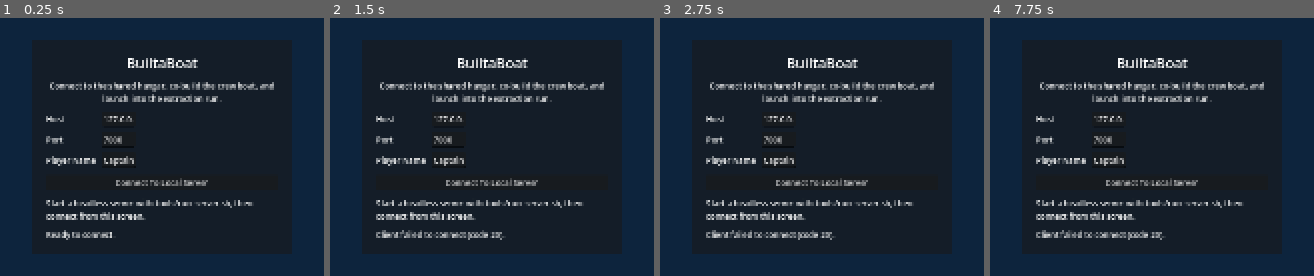
Above: before the commit, frames 1-4 (left to right).
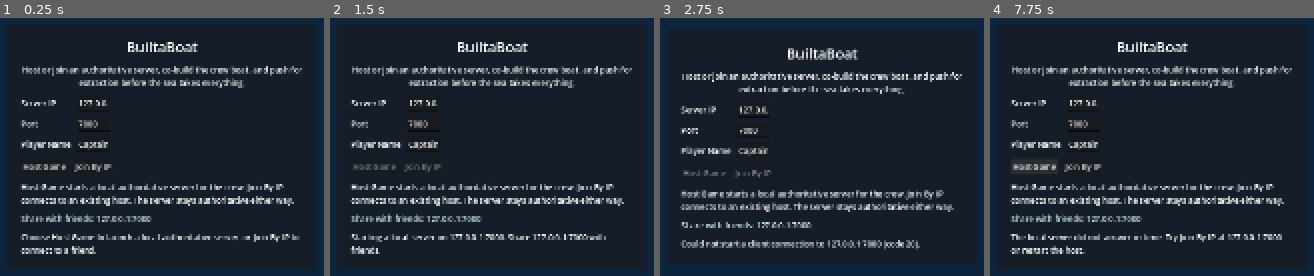
Above: after the commit, the same moments.

Repository: plypieng/built-a-boat-to-kill-mf
Game: Godot game, scene res://scenes/boot/router.tscn
Two runs of this game, one before a commit and one after it. Both use one fixed random seed, a clock stepped at 60 frames per second and the inputs below.
Inputs (mouse positions are in pixels of both pictures, inside the frame that each line leads up to):
- Up to frame 1 (0.25 s): no input
- Up to frame 2 (1.5 s): click "Connect To Local Server" (after the commit: "Join By IP") at 0.5 s; click (375, 172) at 1.25 s, where only the run after the commit has a clickable "Host Game"
- Up to frame 3 (2.75 s): hold D from 2.03 s (still down); hold Q from 2.03 s (still down)
- Up to frame 4 (7.75 s): release D at 2.78 s; release Q at 2.78 s; hold S 2.78-3.53 s; tap E at 2.85 s; hold D 3.53-4.28 s; tap Z at 3.6 s; hold W 4.28-5.03 s; tap C at 4.35 s; hold A 5.03-6.53 s; tap V at 5.1 s; tap R at 5.85 s; hold S 6.53-7.28 s; hold F 6.53-7.28 s; hold D from 7.28 s (still down); tap X at 7.35 s

The runs differ from the first frame. In frame 1, 14% of the frame differs, in the area x 6-94%, y 9-92%; in frame 2, 14%; in frame 3, 15%, in the area x 6-94%, y 11-90%; in frame 4, 14%.

Commit message:
Add week 4 windows playtest hardening

Diff:
--- a/autoload/game_config.gd
+++ b/autoload/game_config.gd
@@ -22,6 +22,7 @@
 		"capture_frame_path": "",
 		"capture_frame_delay_ms": 0,
 		"autoconnect": false,
+		"autohost": false,
 		"quit_after_connect_ms": 0,
 		"autodrive_ms": 0,
 		"autodrive_throttle": 1.0,
@@ -51,6 +52,8 @@
 			overrides["capture_frame_delay_ms"] = max(0, arg.trim_prefix("--capture-frame-delay-ms=").to_int())
 		elif arg == "--autoconnect":
 			overrides["autoconnect"] = true
+		elif arg == "--autohost":
+			overrides["autohost"] = true
 		elif arg.begins_with("--quit-after-connect-ms="):
 			overrides["quit_after_connect_ms"] = max(0, arg.trim_prefix("--quit-after-connect-ms=").to_int())
 		elif arg.begins_with("--autodrive-ms="):
--- a/autoload/network_runtime.gd
+++ b/autoload/network_runtime.gd
@@ -364,7 +364,7 @@
 	var peer := ENetMultiplayerPeer.new()
 	var error: int = peer.create_client(host, connect_port)
 	if error != OK:
-		_set_status("Client failed to connect (code %s)." % str(error))
+		_set_status("Could not start a client connection to %s:%d (code %s)." % [host, connect_port, str(error)])
 		emit_signal("client_connect_failed")
 		return error
 
@@ -2825,11 +2825,11 @@
 	server_register_player.rpc_id(1, local_player_name)
 
 func _on_connection_failed() -> void:
-	_set_status("Connection failed.")
+	_set_status("Connection failed. Check the host IP and port, or make sure the host started the server.")
 	emit_signal("client_connect_failed")
 
 func _on_server_disconnected() -> void:
-	_set_status("Server disconnected.")
+	_set_status("Server disconnected. Ask the host to restart the server or return to the connect screen.")
 	emit_signal("client_disconnected")
 
 @rpc("any_peer", "call_remote", "reliable")
--- a/scenes/boot/client_boot.gd
+++ b/scenes/boot/client_boot.gd
@@ -2,15 +2,26 @@
 
 const HANGAR_SCENE := "res://scenes/hangar/hangar.tscn"
 const RUN_CLIENT_SCENE := "res://scenes/run_client/run_client.tscn"
+const HOST_CONNECT_RETRY_DELAY := 0.8
+const MAX_HOST_CONNECT_RETRIES := 8
 
 var host_input: LineEdit
 var port_input: LineEdit
 var name_input: LineEdit
+var host_button: Button
 var connect_button: Button
 var status_label: Label
-var launch_overrides: Dictionary
+var instructions_label: Label
+var share_label: Label
+var launch_overrides: Dictionary = {}
+var host_start_in_progress := false
+var host_retry_pending := false
+var host_retry_attempts := 0
+var hosted_server_pid := -1
+var hosted_lan_ip := "127.0.0.1"
 
 func _ready() -> void:
+	launch_overrides = GameConfig.parse_cmdline_overrides()
 	_build_ui()
 	_populate_defaults()
 
@@ -19,7 +30,9 @@
 	NetworkRuntime.client_connect_failed.connect(_on_connect_interrupted)
 	NetworkRuntime.client_disconnected.connect(_on_connect_interrupted)
 
-	if bool(launch_overrides.get("autoconnect", false)):
+	if bool(launch_overrides.get("autohost", false)):
+		call_deferred("_on_host_pressed")
+	elif bool(launch_overrides.get("autoconnect", false)):
 		call_deferred("_on_connect_pressed")
 
 func _build_ui() -> void:
@@ -33,7 +46,7 @@
 	add_child(center)
 
 	var panel := PanelContainer.new()
-	panel.custom_minimum_size = Vector2(520, 0)
+	panel.custom_minimum_size = Vector2(620, 0)
 	center.add_child(panel)
 
 	var margin := MarginContainer.new()
@@ -54,7 +67,7 @@
 	layout.add_child(title)
 
 	var subtitle := Label.new()
-	subtitle.text = "Connect to the shared hangar, co-build the crew boat, and launch into the extraction run."
+	subtitle.text = "Host or join an authoritative server, co-build the crew boat, and push for extraction before the sea takes everything."
 	subtitle.horizontal_alignment = HORIZONTAL_ALIGNMENT_CENTER
 	subtitle.autowrap_mode = TextServer.AUTOWRAP_WORD_SMART
 	layout.add_child(subtitle)
@@ -65,27 +78,43 @@
 	grid.add_theme_constant_override("v_separation", 10)
 	layout.add_child(grid)
 
-	grid.add_child(_make_field_label("Host"))
+	grid.add_child(_make_field_label("Server IP"))
 	host_input = LineEdit.new()
+	host_input.text_changed.connect(_on_connect_fields_changed)
 	grid.add_child(host_input)
 
 	grid.add_child(_make_field_label("Port"))
 	port_input = LineEdit.new()
+	port_input.text_changed.connect(_on_connect_fields_changed)
 	grid.add_child(port_input)
 
 	grid.add_child(_make_field_label("Player Name"))
 	name_input = LineEdit.new()
+	name_input.text_changed.connect(_on_connect_fields_changed)
 	grid.add_child(name_input)
 
+	var button_row := HBoxContainer.new()
+	button_row.add_theme_constant_override("separation", 10)
+	layout.add_child(button_row)
+
+	host_button = Button.new()
+	host_button.text = "Host Game"
+	host_button.pressed.connect(_on_host_pressed)
+	button_row.add_child(host_button)
+
 	connect_button = Button.new()
-	connect_button.text = "Connect To Local Server"
+	connect_button.text = "Join By IP"
 	connect_button.pressed.connect(_on_connect_pressed)
-	layout.add_child(connect_button)
-
-	var instructions := Label.new()
-	instructions.text = "Start a headless server with tools/run_server.sh, then connect from this screen."
-	instructions.autowrap_mode = TextServer.AUTOWRAP_WORD_SMART
-	layout.add_child(instructions)
+	button_row.add_child(connect_button)
+
+	instructions_label = Label.new()
+	instructions_label.autowrap_mode = TextServer.AUTOWRAP_WORD_SMART
+	layout.add_child(instructions_label)
+
+	share_label = Label.new()
+	share_label.autowrap_mode = TextServer.AUTOWRAP_WORD_SMART
+	share_label.modulate = Color(0.85, 0.94, 1.0)
+	layout.add_child(share_label)
 
 	status_label = Label.new()
 	status_label.text = "Offline"
@@ -93,11 +122,13 @@
 	layout.add_child(status_label)
 
 func _populate_defaults() -> void:
-	launch_overrides = GameConfig.parse_cmdline_overrides()
-	host_input.text = str(launch_overrides["host"])
-	port_input.text = str(launch_overrides["port"])
-	name_input.text = str(launch_overrides["player_name"])
-	status_label.text = "Ready to connect."
+	host_input.text = str(launch_overrides.get("host", GameConfig.DEFAULT_HOST))
+	port_input.text = str(launch_overrides.get("port", GameConfig.DEFAULT_PORT))
+	name_input.text = str(launch_overrides.get("player_name", GameConfig.DEFAULT_PLAYER_NAME))
+	hosted_lan_ip = _get_preferred_local_ip()
+	_refresh_host_help()
+	_refresh_buttons()
+	status_label.text = "Choose Host Game to launch a local authoritative server, or Join By IP to connect to a friend."
 
 func _make_field_label(text: String) -> Label:
 	var label := Label.new()
@@ -105,22 +136,174 @@
 	label.vertical_alignment = VERTICAL_ALIGNMENT_CENTER
 	return label
 
+func _on_connect_fields_changed(_value: String) -> void:
+	_refresh_host_help()
+	_refresh_buttons()
+
+func _refresh_buttons() -> void:
+	var has_name := not _get_player_name().is_empty()
+	host_button.disabled = host_start_in_progress or not has_name
+	connect_button.disabled = host_start_in_progress or not has_name
+
+func _refresh_host_help() -> void:
+	instructions_label.text = "Host Game starts a local authoritative server for the crew. Join By IP connects to an existing host. The server stays authoritative either way."
+	share_label.text = "Share with friends: %s:%d" % [hosted_lan_ip, _get_port()]
+
+func _get_port() -> int:
+	return max(1, port_input.text.strip_edges().to_int())
+
+func _get_player_name() -> String:
+	return name_input.text.strip_edges()
+
+func _on_host_pressed() -> void:
+	if host_start_in_progress:
+		return
+
+	host_start_in_progress = true
+	host_retry_pending = false
+	host_retry_attempts = 0
+	host_input.text = GameConfig.DEFAULT_HOST
+	hosted_lan_ip = _get_preferred_local_ip()
+	_refresh_host_help()
+	_refresh_buttons()
+
+	var launch_error := _launch_local_server(_get_port(), _generate_host_seed())
+	if launch_error != OK:
+		host_start_in_progress = false
+		_refresh_buttons()
+		status_label.text = "Could not launch a local authoritative server from this build. Start the server manually and use Join By IP."
+		return
+
+	status_label.text = "Starting a local server on 127.0.0.1:%d. Share %s:%d with friends." % [_get_port(), hosted_lan_ip, _get_port()]
+	_queue_host_retry()
+
 func _on_connect_pressed() -> void:
+	host_start_in_progress = false
+	host_retry_pending = false
+	_refresh_buttons()
+	_attempt_connect()
+
+func _attempt_connect() -> void:
 	var host := host_input.text.strip_edges()
-	var port: int = max(1, port_input.text.to_int())
-	var player_name := name_input.text.strip_edges()
-
-	connect_button.disabled = true
+	var port := _get_port()
+	var player_name := _get_player_name()
 	var error := NetworkRuntime.start_client(host, port, player_name)
-	if error != OK:
-		connect_button.disabled = false
+	if error != OK and not host_start_in_progress:
+		_refresh_buttons()
+
+func _queue_host_retry() -> void:
+	if host_retry_pending:
+		return
+	if host_retry_attempts >= MAX_HOST_CONNECT_RETRIES:
+		host_start_in_progress = false
+		host_retry_pending = false
+		_refresh_buttons()
+		status_label.text = "The local server did not answer in time. Try Join By IP at 127.0.0.1:%d or restart the host." % _get_port()
+		return
+
+	host_retry_pending = true
+	get_tree().create_timer(HOST_CONNECT_RETRY_DELAY).timeout.connect(_attempt_host_join)
+
+func _attempt_host_join() -> void:
+	host_retry_pending = false
+	if not host_start_in_progress:
+		return
+	host_retry_attempts += 1
+	status_label.text = "Local server is starting. Connecting attempt %d/%d..." % [host_retry_attempts, MAX_HOST_CONNECT_RETRIES]
+	_attempt_connect()
+
+func _generate_host_seed() -> int:
+	var configured_seed := int(launch_overrides.get("seed", GameConfig.DEFAULT_RUN_SEED))
+	if configured_seed != GameConfig.DEFAULT_RUN_SEED:
+		return configured_seed
+	return int(Time.get_unix_time_from_system()) % 1000000
+
+func _launch_local_server(port: int, seed: int) -> int:
+	var executable_path := OS.get_executable_path()
+	var executable_name := executable_path.get_file().to_lower()
+	var project_path := ProjectSettings.globalize_path("res://")
+	var candidate_launches: Array = []
+
+	var candidate_server_paths := [
+		executable_path.get_base_dir().path_join("BuiltaBoatServer.exe"),
+		executable_path.get_base_dir().path_join("server").path_join("BuiltaBoatServer.exe"),
+		executable_path.get_base_dir().path_join("run_server.bat"),
+		executable_path.get_base_dir().path_join("server").path_join("run_server.bat"),
+	]
+
+	for server_path_variant in candidate_server_paths:
+		var server_path := str(server_path_variant)
+		if not FileAccess.file_exists(server_path):
+			continue
+		if server_path.get_extension().to_lower() == "bat":
+			candidate_launches.append({
+				"path": "cmd.exe",
+				"args": PackedStringArray(["/c", server_path, "--port=%d" % port, "--seed=%d" % seed]),
+				"open_console": true,
+			})
+		else:
+			candidate_launches.append({
+				"path": server_path,
+				"args": PackedStringArray(["--server", "--port=%d" % port, "--seed=%d" % seed]),
+				"open_console": true,
+			})
+
+	if executable_name.contains("godot"):
+		candidate_launches.append({
+			"path": executable_path,
+			"args": PackedStringArray(["--path", project_path, "--headless", "--", "--server", "--port=%d" % port, "--seed=%d" % seed]),
+			"open_console": true,
+		})
+		var script_path := ProjectSettings.globalize_path("res://tools/run_server.sh")
+		if FileAccess.file_exists(script_path):
+			candidate_launches.append({
+				"path": script_path,
+				"args": PackedStringArray(["--port=%d" % port, "--seed=%d" % seed]),
+				"open_console": true,
+			})
+	else:
+		candidate_launches.append({
+			"path": executable_path,
+			"args": PackedStringArray(["--headless", "--server", "--port=%d" % port, "--seed=%d" % seed]),
+			"open_console": true,
+		})
+
+	for candidate_variant in candidate_launches:
+		var candidate: Dictionary = candidate_variant
+		var pid := OS.create_process(
+			str(candidate.get("path", "")),
+			PackedStringArray(candidate.get("args", PackedStringArray())),
+			bool(candidate.get("open_console", false))
+		)
+		if pid != -1:
+			hosted_server_pid = pid
+			return OK
+
+	return FAILED
+
+func _get_preferred_local_ip() -> String:
+	for address_variant in IP.get_local_addresses():
+		var address := str(address_variant)
+		if address.is_empty():
+			continue
+		if address.begins_with("127.") or address == "::1":
+			continue
+		if address.contains(":"):
+			continue
+		return address
+	return "127.0.0.1"
 
 func _on_status_changed(message: String) -> void:
 	status_label.text = message
 
 func _on_connection_ready() -> void:
+	host_start_in_progress = false
+	host_retry_pending = false
 	var target_scene := HANGAR_SCENE if NetworkRuntime.get_session_phase() == NetworkRuntime.SESSION_PHASE_HANGAR else RUN_CLIENT_SCENE
 	get_tree().change_scene_to_file(target_scene)
 
 func _on_connect_interrupted() -> void:
-	connect_button.disabled = false
+	if host_start_in_progress:
+		_queue_host_retry()
+		return
+	_refresh_buttons()
Not shown, changed: README.md
Not shown, changed: progress.md
Not shown, added: tools/package_windows_playtest.sh
